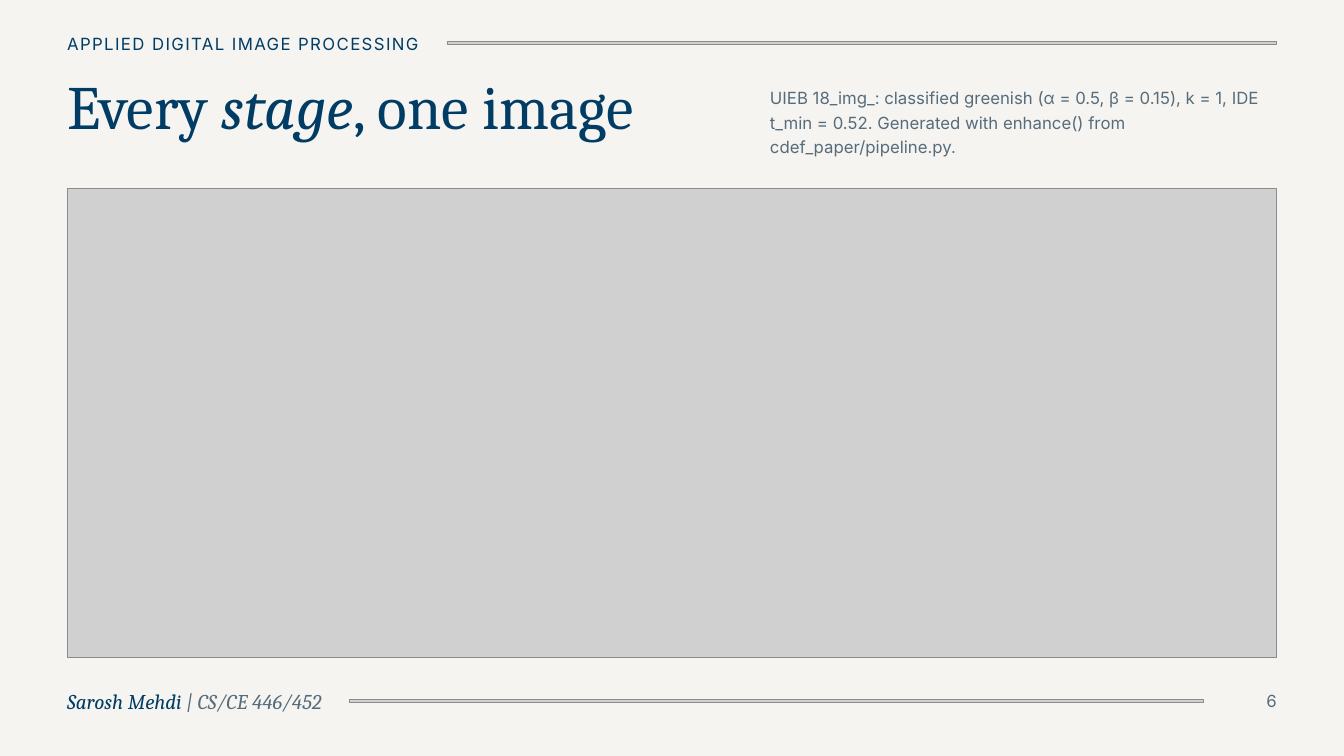
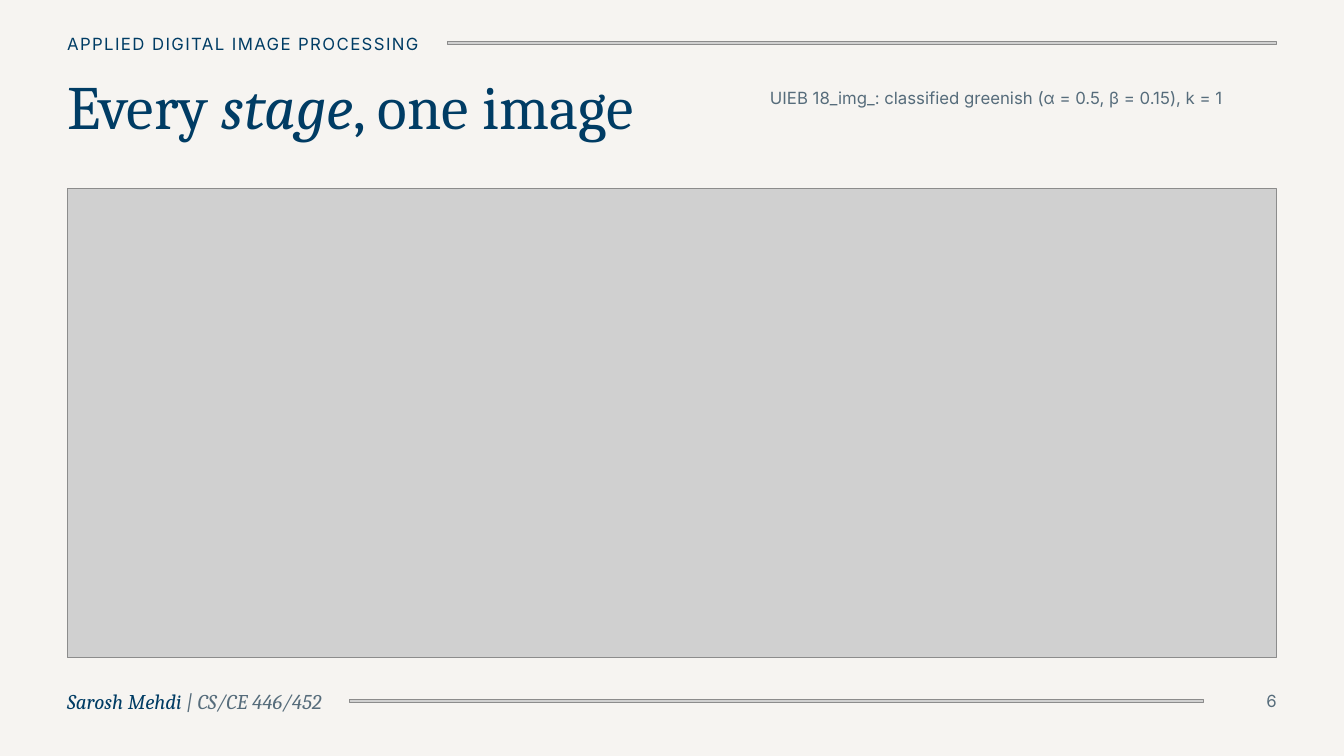
Before and after one commit to SaroshMehdi/adip_cdef_replication, a slide deck: slide 5 of CDEF Replication Interim Presentation II (updated).pptx (slide 6 before the commit). Drawn at 1344x756 pixels with LibreOffice and Linux fonts; fonts in the diff are those of the drawing; grey boxes stand for pictures. Boxes give left, top, right and bottom in pixels: in the first picture for what was removed or moved away, otherwise in the second. Text is boxed around its words. In the diff, an @@ line names an element or a change of style, - is before the commit and + after.

```diff
--- a/CDEF Replication Interim Presentation II (updated).pptx
+++ b/CDEF Replication Interim Presentation II (updated).pptx
@@ text at [770, 91, 1222, 108]: text changed @@
-UIEB 18_img_: classified greenish (α = 0.5, β = 0.15), k = 1, IDE t_min = 0.52. Generated with enhance() from cdef_paper/pipeline.py.
+UIEB 18_img_: classified greenish (α = 0.5, β = 0.15), k = 1
```
Also in this commit, not shown: 4 other slides changed, 1 slide removed, 58 other files.
